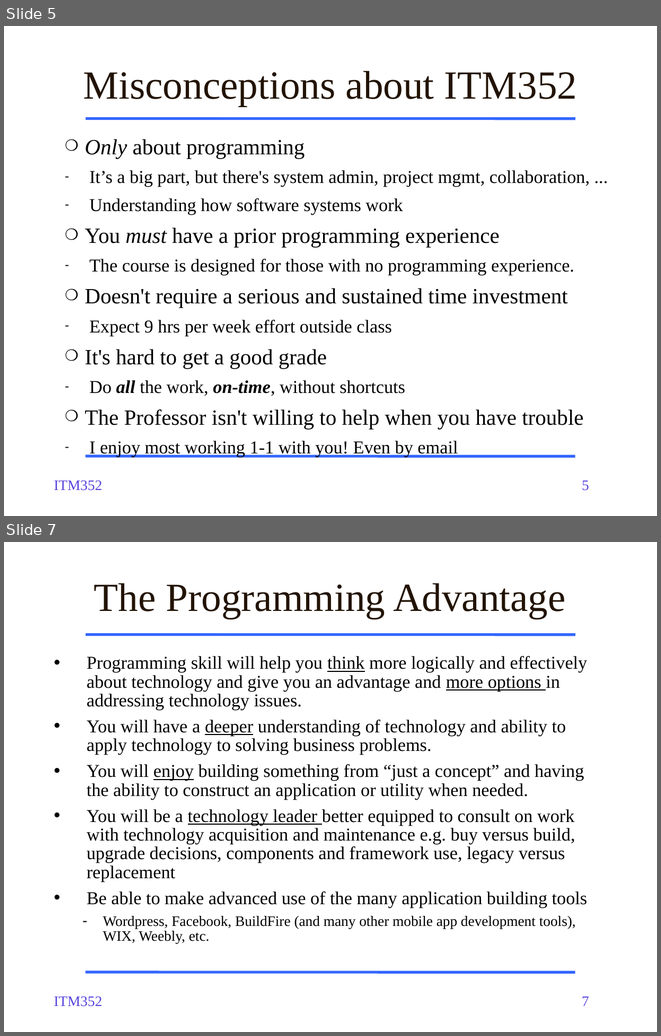
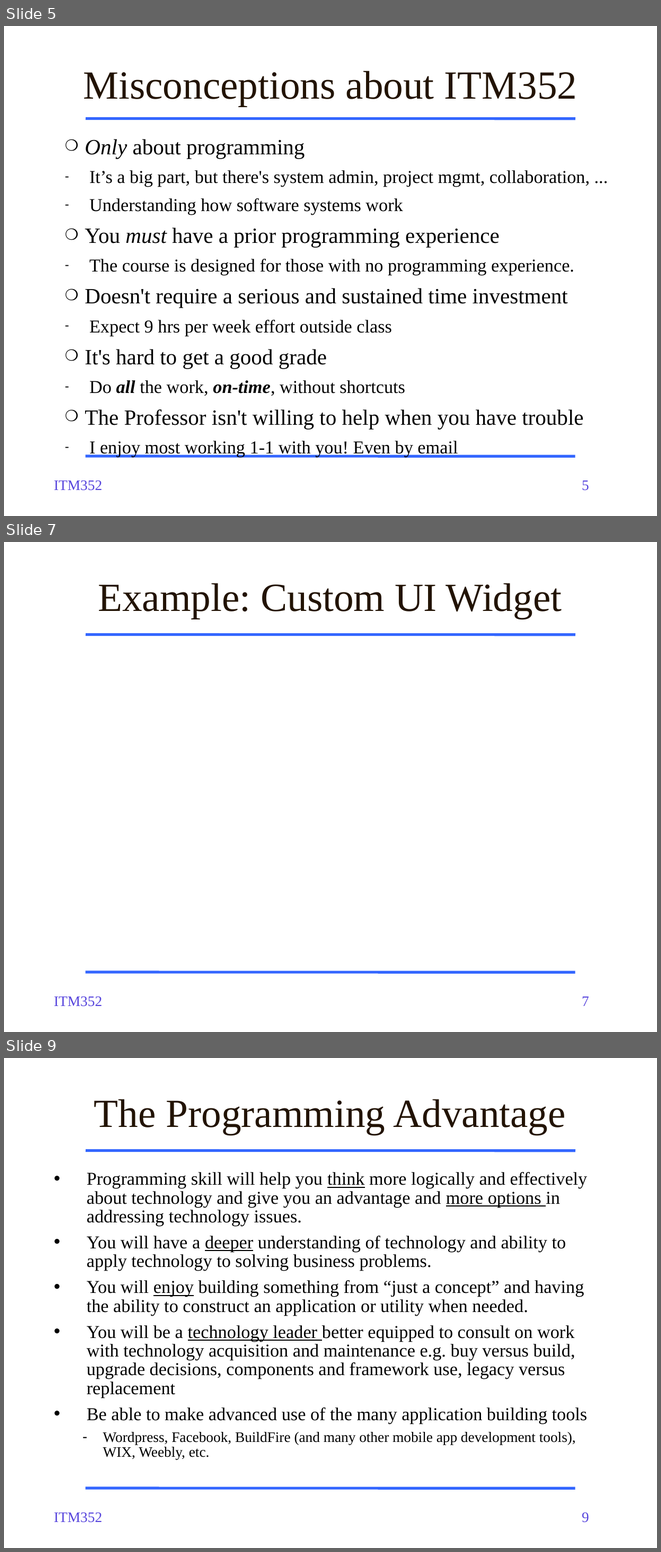
Before and after one commit to dport96/ITM352, a slide deck: morea/010.introduction/ITM352_01_intro.pptx. Shown one above the other, each under a label of ours: slides 5 and 7 before the commit, slides 5, 7 and 9 after it; the slides between them are not shown. The pictures are 661x1036 and 661x1552 pixels, drawn with LibreOffice and Linux fonts; fonts in the diff are those of the drawing. Boxes give left, top, right and bottom in pixels: in the first picture for what was removed or moved away, otherwise in the second. Text is boxed around its words. In the diff, an @@ line names an element or a change of style, - is before the commit and + after.

```diff
--- a/morea/010.introduction/ITM352_01_intro.pptx
+++ b/morea/010.introduction/ITM352_01_intro.pptx
@@ slide 7 added at [4,542,657,1032], background #FFFFFF; not listed: 4 template elements that a slide beside it also shows @@
@@ title added at [98,583,562,619], 44 pt, text #221304 @@
+Example: Custom UI Widget
@@ what was slide 7 is now slide 9 @@
@@ page number at [582,1512,589,1522]: text changed @@
-7
+9
```
Also in this commit, not shown: 3 slides changed, 1 other slide added.
